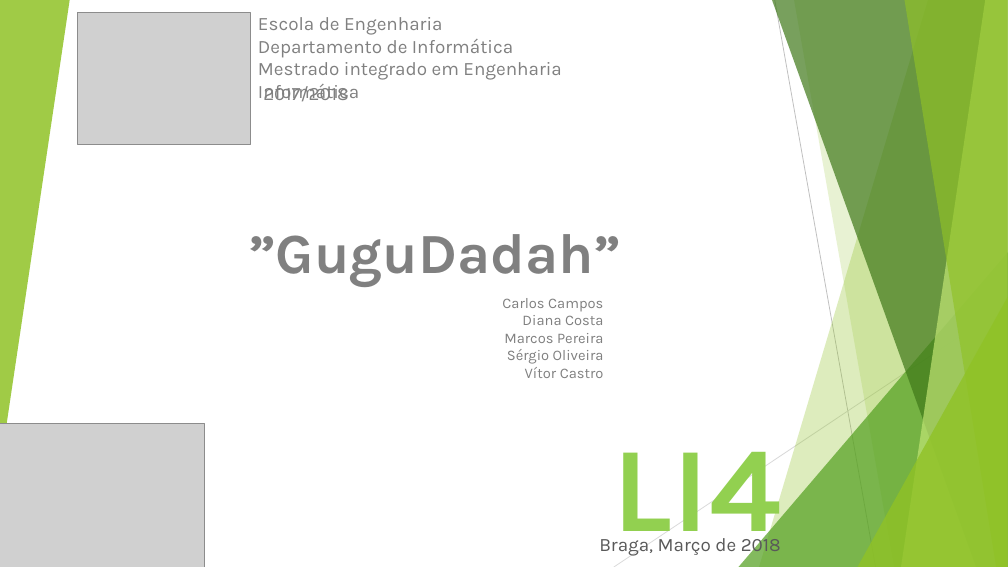
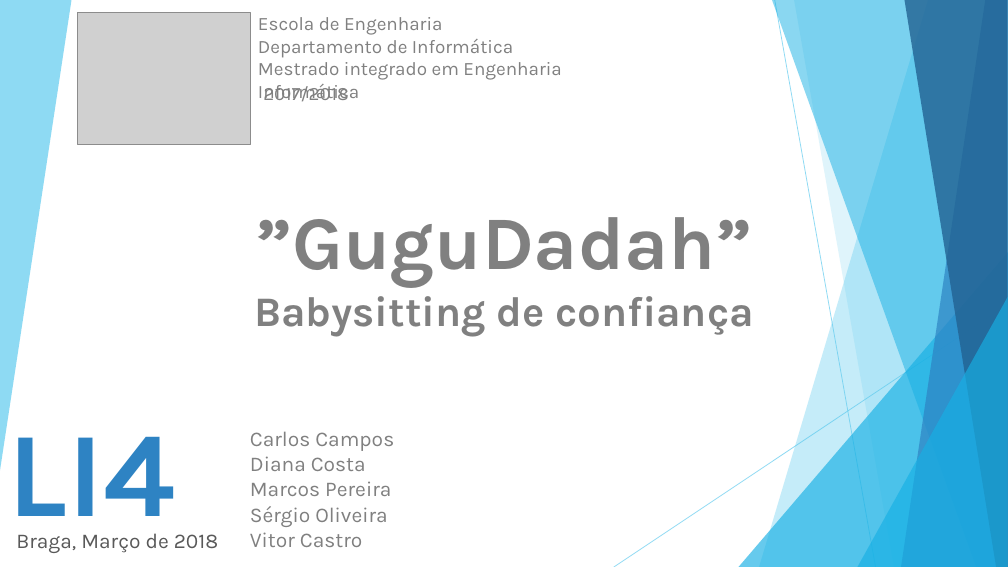
Before and after one commit to vitorjrc/babysitting-system, a slide deck: slide 1 of relatorio/Fase 3/LI4.pptx. Drawn at 1008x567 pixels with LibreOffice and Linux fonts; fonts in the diff are those of the drawing; grey boxes stand for pictures. Boxes give left, top, right and bottom in pixels: in the first picture for what was removed or moved away, otherwise in the second. Text is boxed around its words. In the diff, an @@ line names an element or a change of style, - is before the commit and + after.

```diff
--- a/relatorio/Fase 3/LI4.pptx
+++ b/relatorio/Fase 3/LI4.pptx
@@ triangle removed at box(0, 0, 70, 469) @@
@@ freeform shape added at box(0, 0, 71, 470), fill #5FCBEF at 70% opacity @@
@@ freeform shape at box(759, 0, 1008, 567): fill #90C226 at 30% opacity to #5FCBEF at 36% opacity @@
@@ freeform shape at box(772, 0, 1008, 567): fill #3F7819 at 70% opacity to #17B0E4 at 50% opacity @@
@@ line (775, 0) - (876, 567): stroke #BFBFBF 0.75 pt to #5FCBEF 0.75 pt @@
@@ freeform shape at box(794, 0, 1008, 567): fill #90C226 at 20% opacity to #5FCBEF at 20% opacity @@
@@ freeform shape at box(901, 0, 1008, 567): fill #C0E474 at 70% opacity to #2E83C3 at 70% opacity @@
@@ freeform shape at box(904, 0, 1008, 567): fill #90C226 at 65% opacity to #226292 at 80% opacity @@
@@ text "”GuguDadah”": place and size @@
-text "”GuguDadah”" at box(248, 234, 621, 287)
+text "”GuguDadah”" at box(254, 217, 754, 337)
@@ text at box(255, 217, 752, 288): size 54 to 72 pt in "”GuguDadah”" @@
@@ triangle at box(739, 252, 1008, 567): fill #54A021 at 72% opacity to #17B0E4 at 66% opacity @@
@@ text at box(254, 296, 754, 337): paragraph added @@
+Babysitting de confiança
@@ triangle at box(858, 297, 1008, 567): fill #90C226 at 80% opacity to #17B0E4 at 66% opacity @@
@@ line (1008, 305) - (614, 567): stroke #D9D9D9 0.75 pt to #5FCBEF 0.75 pt @@
@@ title "LI4": place and size @@
-title "LI4" at box(613, 452, 781, 559)
+title "LI4" at box(8, 407, 176, 544)
@@ title "LI4" at box(8, 407, 176, 544): text colour #92D050 to #2E83C3; alignment right to left @@
@@ picture removed at box(0, 423, 205, 567) @@
@@ text "Carlos Campos": place and size @@
-text "Carlos Campos" at box(502, 298, 604, 378)
+text "Carlos Campos" at box(250, 431, 394, 547)
@@ text at box(250, 431, 394, 527): size 14 to 20 pt in "Carlos Campos", "Diana Costa", "Marcos Pereira", "Sérgio Oliveira"; alignment right to left @@
@@ text "Braga, Março de 2018": place and size @@
-text "Braga, Março de 2018" at box(599, 534, 781, 557)
+text "Braga, Março de 2018" at box(16, 533, 219, 553)
@@ text "Braga, Março de 2018" at box(16, 533, 219, 553): size 18 to 20 pt; alignment right to left @@
@@ text at box(250, 532, 362, 547): text changed; size 14 to 20 pt @@
-Vítor Castro
+Vitor Castro
```
Also in this commit, not shown: 23 other slides changed, 1 slide added, 6 slides removed.
